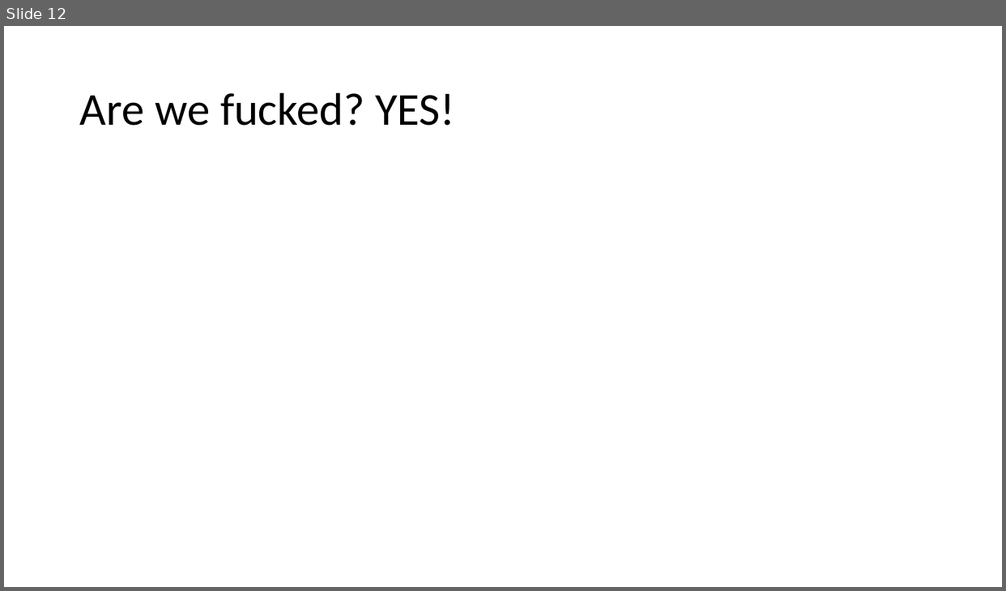
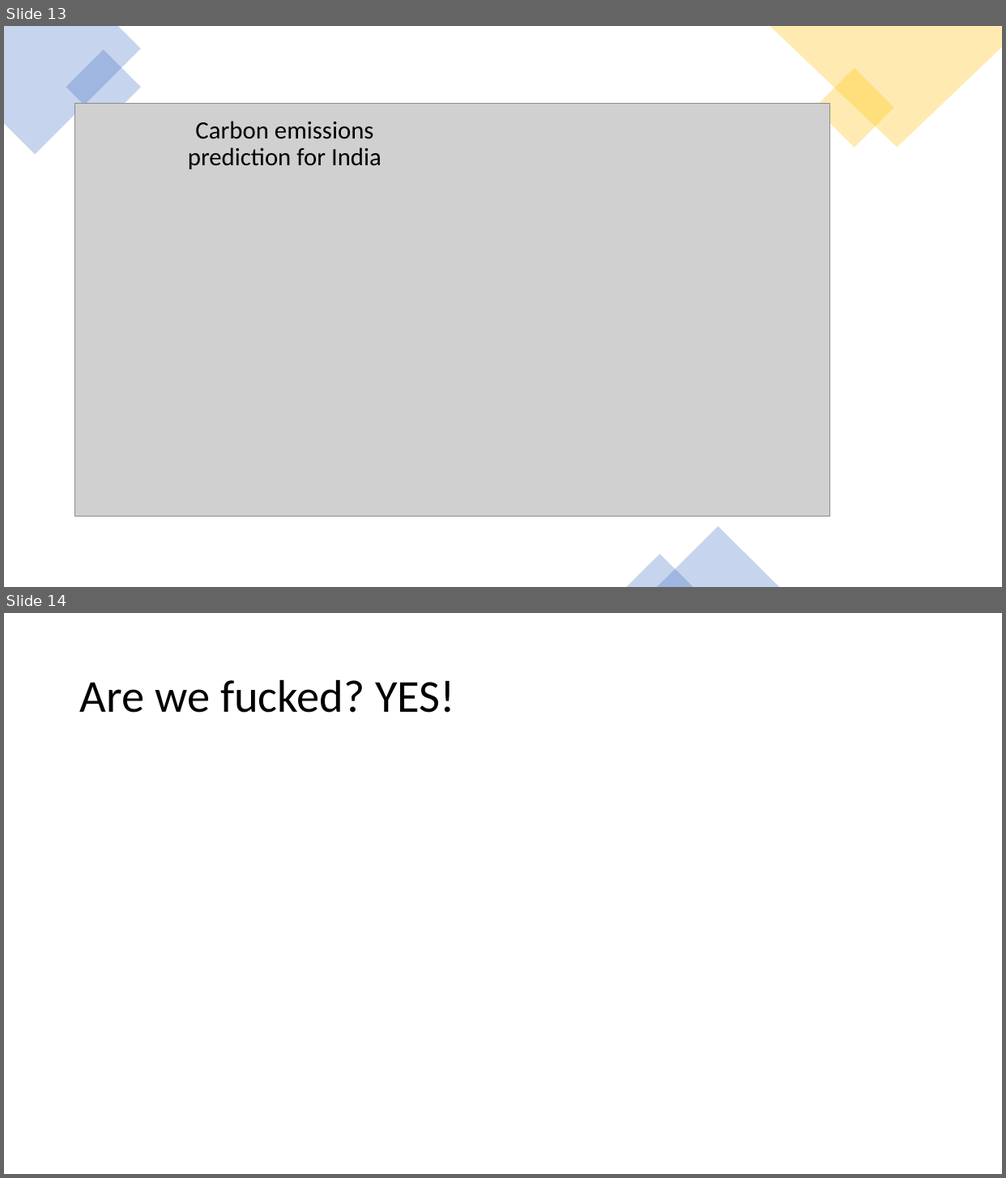
Before and after one commit to danilogiarlini/Global-CO2-Emission-Forecasting, a slide deck: Visualization/GlobalCO2Emission.pptx. Shown one above the other, each under a label of ours: slide 12 before the commit, slides 13 and 14 after it. The pictures are 1006x591 and 1006x1178 pixels, drawn with LibreOffice and Linux fonts; fonts in the diff are those of the drawing; grey boxes stand for pictures. Boxes give left, top, right and bottom in pixels: in the first picture for what was removed or moved away, otherwise in the second. Text is boxed around its words. In the diff, an @@ line names an element or a change of style, - is before the commit and + after.

Commit message:
India & China added to presentation

```diff
--- a/Visualization/GlobalCO2Emission.pptx
+++ b/Visualization/GlobalCO2Emission.pptx
@@ slide 13 added at [4, 26, 1002, 587], background #FFFFFF @@
@@ freeform shape added at [4, 26, 141, 155], fill #4472C4 at 30% opacity @@
@@ rectangle added at [66, 49, 142, 125], fill #4472C4 at 30% opacity @@
@@ freeform shape added at [769, 26, 1002, 148], fill #FFC000 at 30% opacity @@
@@ rectangle added at [814, 68, 893, 148], fill #FFC000 at 30% opacity @@
@@ picture added at [75, 103, 830, 516] @@
@@ text added at [188, 121, 381, 169], 24 pt, text #000000 @@
+Carbon emissions prediction for India
@@ triangle added at [657, 527, 779, 587], fill #4472C4 at 30% opacity @@
@@ triangle added at [627, 555, 693, 587], fill #4472C4 at 30% opacity @@
@@ what was slide 12 is now slide 14 @@
```
Also in this commit, not shown: 1 other slide added, 5 other files.
